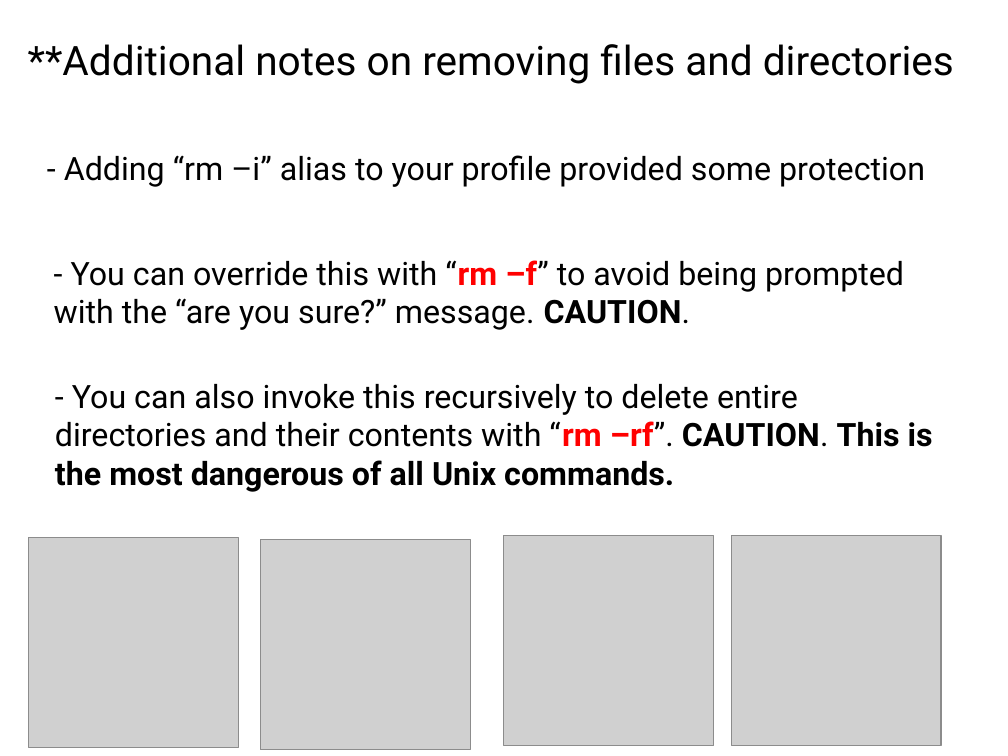
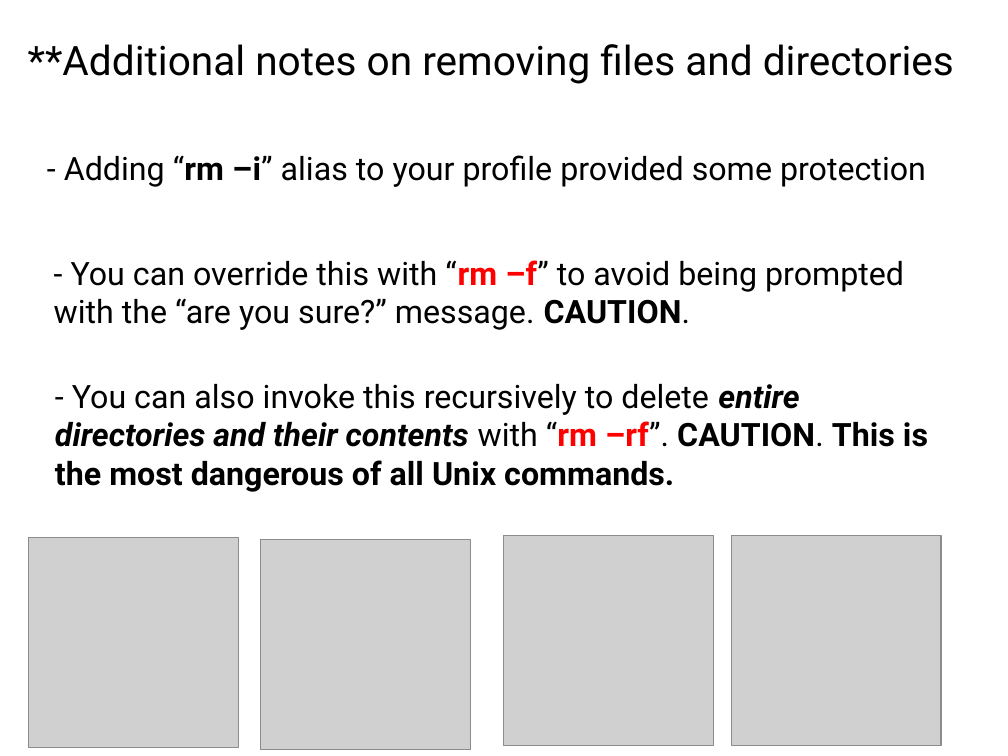
Before and after one commit to tparchman/F24_BIOL792, a slide deck: slide 4 of week3_unixIII/week3.pptx. Drawn at 1008x756 pixels with LibreOffice and Linux fonts; fonts in the diff are those of the drawing; grey boxes stand for pictures. Boxes give left, top, right and bottom in pixels: in the first picture for what was removed or moved away, otherwise in the second. Text is boxed around its words. In the diff, an @@ line names an element or a change of style, - is before the commit and + after.

```diff
--- a/week3_unixIII/week3.pptx
+++ b/week3_unixIII/week3.pptx
@@ text "- Adding “rm –i” alias ..." at [64, 155, 926, 187]: bold on in "“rm –i”" @@
@@ text "- You can also invoke ..." at [55, 384, 928, 492]: bold on, italic on in "entire directories and their contents" @@
```
Also in this commit, not shown: 2 other slides changed, 7 other files.
